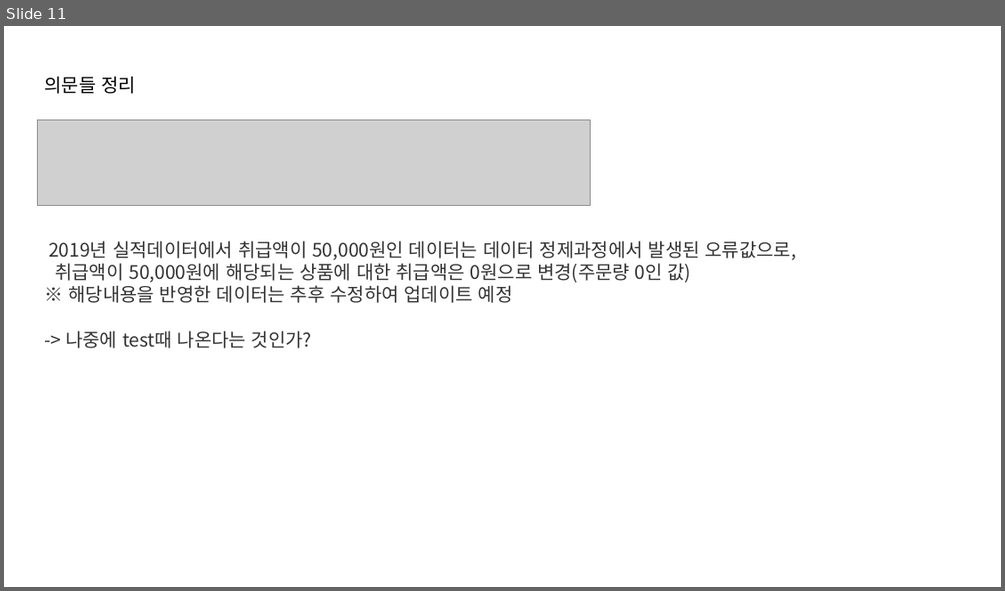
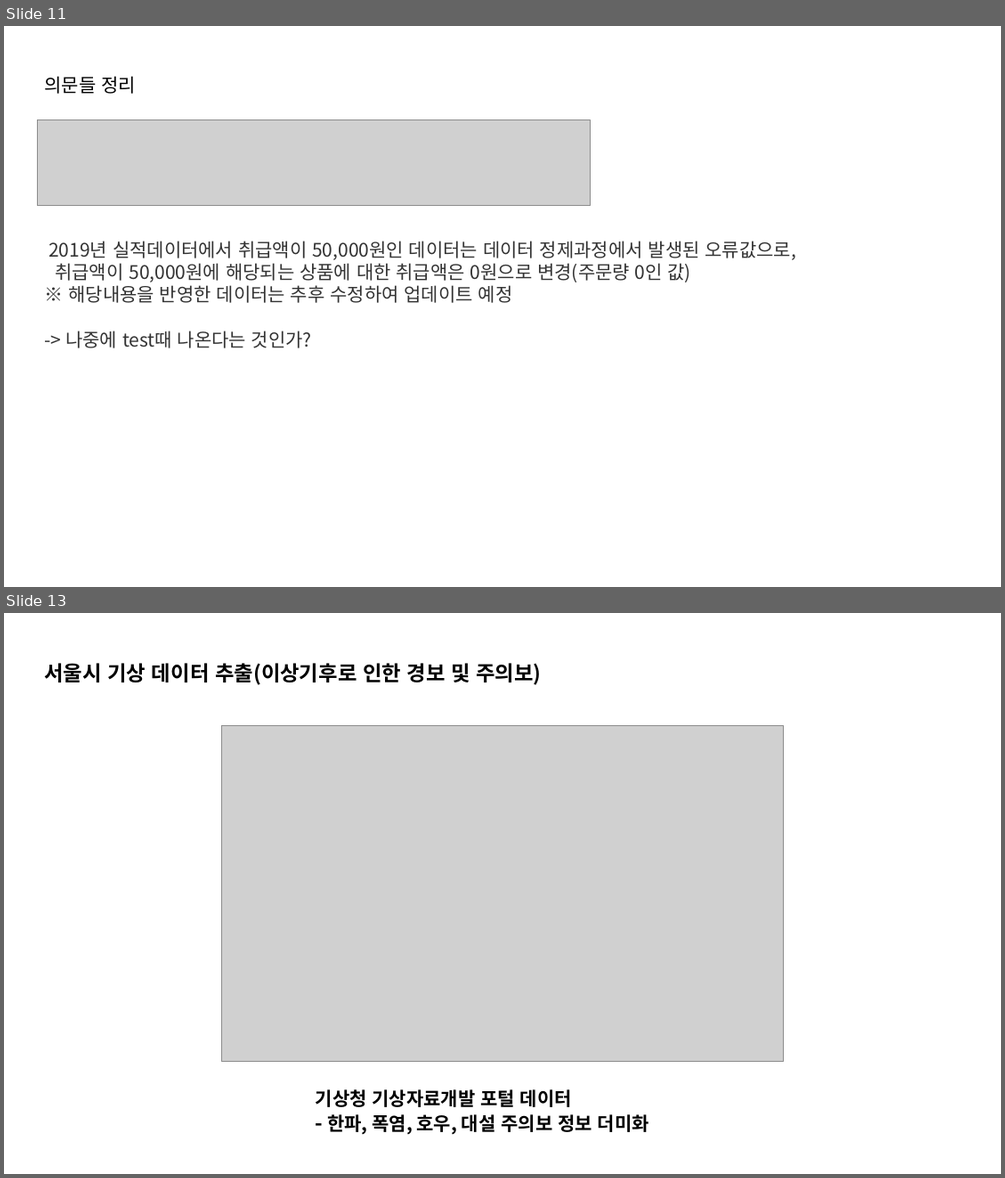
Before and after one commit to narijeong/bigcontest2020, a slide deck: 조선근/EDA.pptx. Shown one above the other, each under a label of ours: slide 11 before the commit, slides 11 and 13 after it; the slides between them are not shown. The pictures are 1005x591 and 1005x1178 pixels, drawn with LibreOffice and Linux fonts; fonts in the diff are those of the drawing; grey boxes stand for pictures. Boxes give left, top, right and bottom in pixels: in the first picture for what was removed or moved away, otherwise in the second. Text is boxed around its words. In the diff, an @@ line names an element or a change of style, - is before the commit and + after.

```diff
--- a/조선근/EDA.pptx
+++ b/조선근/EDA.pptx
@@ slide 13 added at [4,613,1001,1174], background #FFFFFF @@
@@ text added at [44,663,542,685], 20 pt, text #000000, bold @@
+서울시 기상 데이터 추출(이상기후로 인한 경보 및 주의보)
@@ picture added at [222,725,783,1062] @@
@@ text added at [316,1089,649,1134], 18 pt, text #000000, bold @@
+기상청 기상자료개발 포털 데이터
+- 한파, 폭염, 호우, 대설 주의보 정보 더미화
```
Also in this commit, not shown: 1 other slide added.
